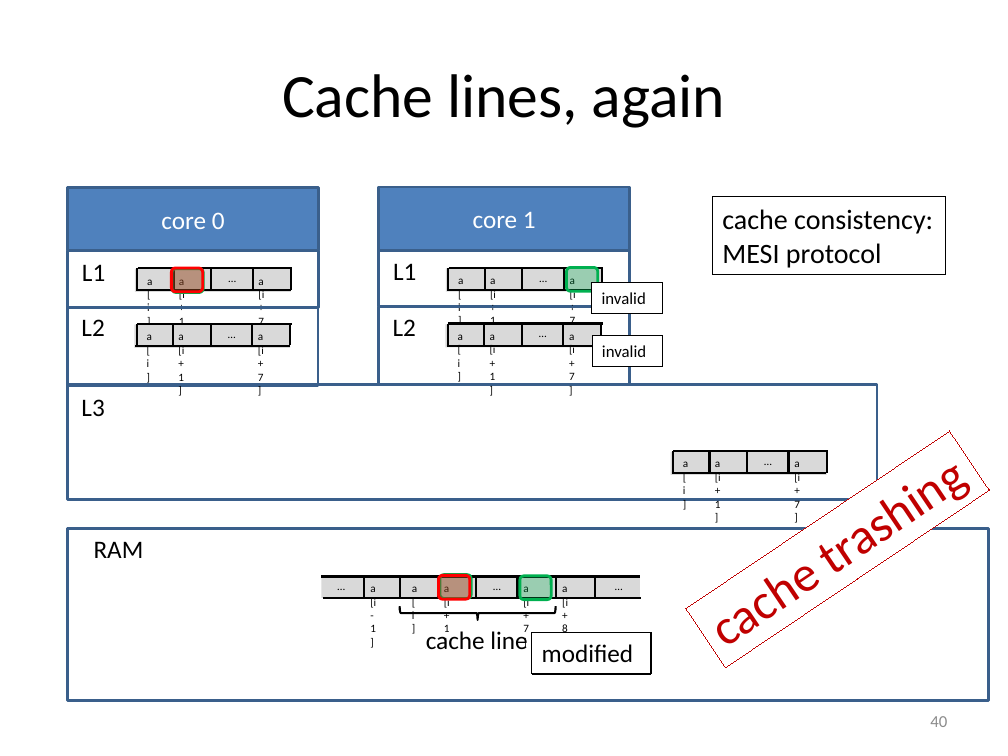
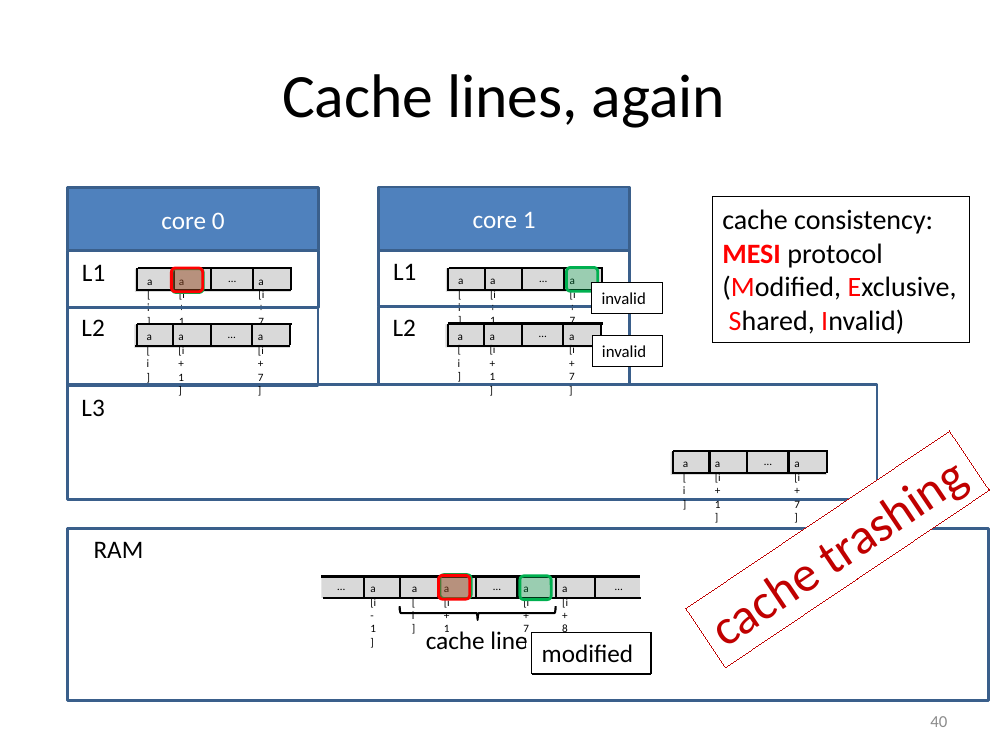
Before and after one commit to gjbex/Code-optimization, a slide deck: slide 40 of code_optimization.pptx. Drawn at 1008x756 pixels with LibreOffice and Linux fonts; fonts in the diff are those of the drawing. Boxes give left, top, right and bottom in pixels: in the first picture for what was removed or moved away, otherwise in the second. Text is boxed around its words. In the diff, an @@ line names an element or a change of style, - is before the commit and + after.

Commit message:
Add explanation of MESI acronym

```diff
--- a/code_optimization.pptx
+++ b/code_optimization.pptx
@@ rectangle "cache consistency:": place and size @@
-rectangle "cache consistency:" at <box>713,197,947,274</box>
+rectangle "cache consistency:" at <box>713,197,970,343</box>
@@ text in rectangle at <box>722,243,883,268</box>: text colour #000000 to #FF0000, bold on in "MESI" @@
@@ text in rectangle at <box>722,276,957,334</box>: paragraph added @@
+(Modified, Exclusive,
+Shared, Invalid)
```
